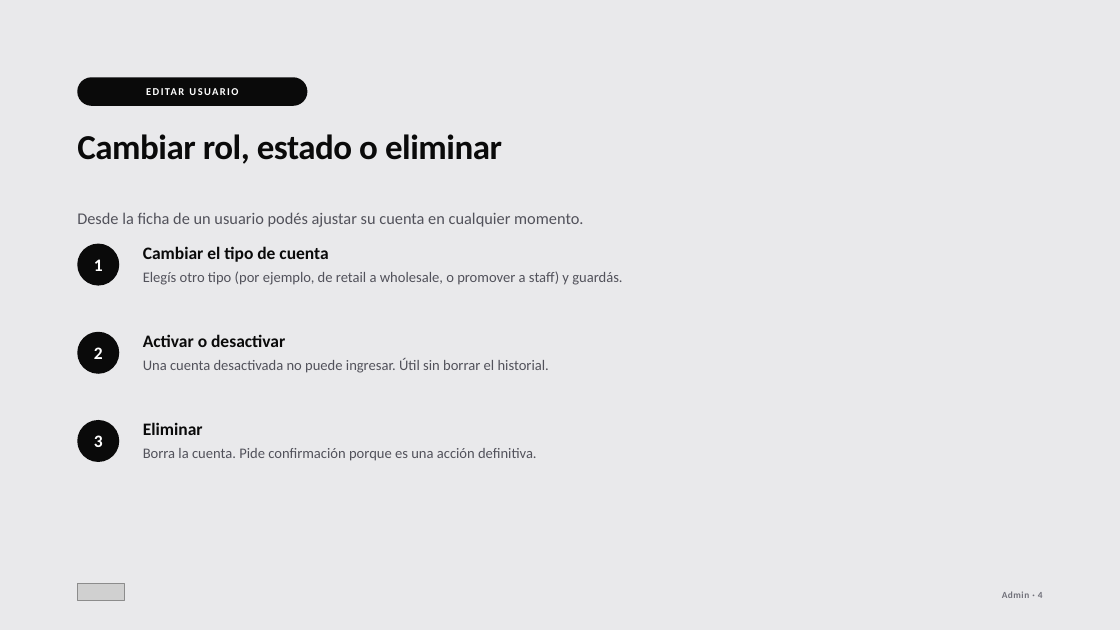
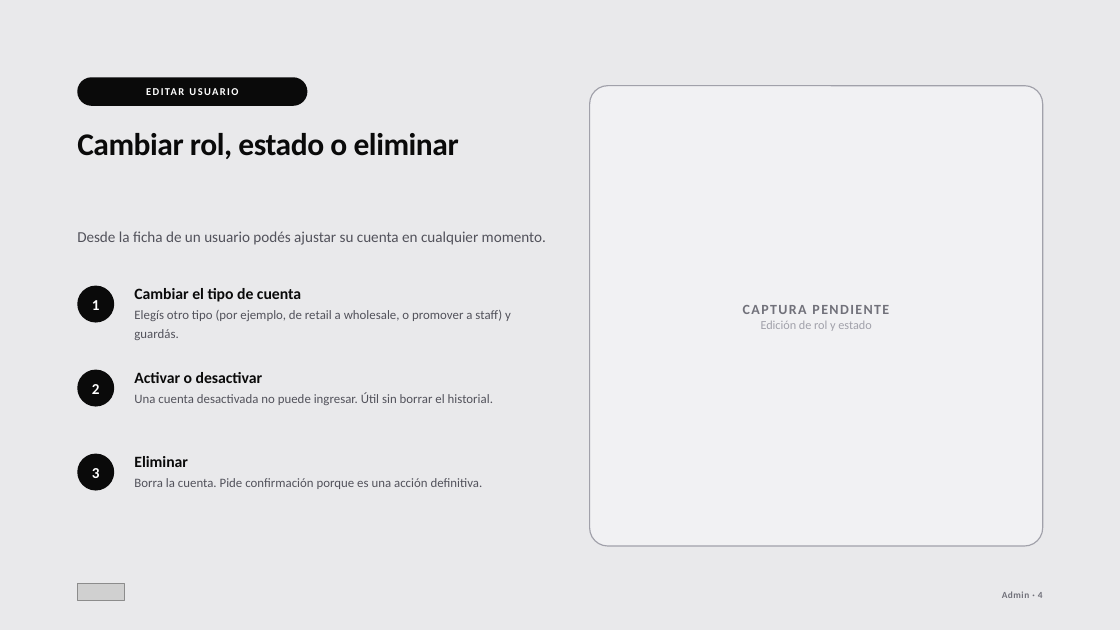
Before and after one commit to croman-coder/RenewSubastas, a slide deck: slide 6 of docs/onboarding/pptx/02-admin.pptx. Drawn at 1120x630 pixels with LibreOffice and Linux fonts; fonts in the diff are those of the drawing; grey boxes stand for pictures. Boxes give left, top, right and bottom in pixels: in the first picture for what was removed or moved away, otherwise in the second. Text is boxed around its words. In the diff, an @@ line names an element or a change of style, - is before the commit and + after.

```diff
--- a/docs/onboarding/pptx/02-admin.pptx
+++ b/docs/onboarding/pptx/02-admin.pptx
@@ rounded rectangle added at [590, 86, 1043, 546], fill #F1F1F3, outline #A1A1AA 1 pt, 10.5 pt, text #A1A1AA @@
+CAPTURA PENDIENTE
+Edición de rol y estado
@@ text "Cambiar rol, estado o eliminar" at [77, 133, 459, 159]: size 30 to 27 pt @@
@@ text "Desde la ficha de un ...": place and size @@
-text "Desde la ficha de un ..." at [77, 212, 583, 227]
+text "Desde la ficha de un ..." at [77, 231, 546, 245]
@@ text "Desde la ficha de un ..." at [77, 231, 546, 245]: size 14 to 13 pt; line spacing 1.35 to 1.3 @@
@@ size 15 to 13 pt in 3 elements at [77, 454, 114, 491], [77, 370, 114, 407], [77, 286, 114, 323] @@
@@ ellipse "1": place and size @@
-ellipse "1" at [77, 244, 119, 286]
+ellipse "1" at [77, 286, 114, 323]
@@ text "Cambiar el tipo de cuenta": place and size @@
-text "Cambiar el tipo de cuenta" at [143, 246, 622, 285]
+text "Cambiar el tipo de cuenta" at [134, 288, 511, 340]
@@ text "Cambiar el tipo de cuenta" at [134, 288, 511, 340]: size 15 to 13.5 pt in "Cambiar el tipo de cuenta"; size 12.5 to 11 pt in "Elegís otro tipo (por ejemplo, de retail ..."; line spacing 1.28 to 1.25 @@
@@ ellipse "2": place and size @@
-ellipse "2" at [77, 332, 119, 374]
+ellipse "2" at [77, 370, 114, 407]
@@ text "Activar o desactivar": place and size @@
-text "Activar o desactivar" at [143, 334, 549, 373]
+text "Activar o desactivar" at [134, 372, 493, 405]
@@ text "Activar o desactivar" at [134, 372, 493, 405]: size 15 to 13.5 pt in "Activar o desactivar"; size 12.5 to 11 pt in "Una cuenta desactivada no puede ingresar. Útil ..."; line spacing 1.28 to 1.25 @@
@@ ellipse "3": place and size @@
-ellipse "3" at [77, 420, 119, 462]
+ellipse "3" at [77, 454, 114, 491]
@@ text "Eliminar": place and size @@
-text "Eliminar" at [143, 422, 537, 461]
+text "Eliminar" at [134, 456, 483, 489]
@@ text "Eliminar" at [134, 456, 483, 489]: size 15 to 13.5 pt in "Eliminar"; size 12.5 to 11 pt in "Borra la cuenta. Pide confirmación porque es ..."; line spacing 1.28 to 1.25 @@
```
Also in this commit, not shown: 2 other slides changed, 16 other files.
